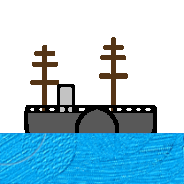
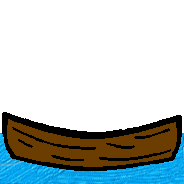
Two versions of the same layered image (184 x 184). Layer-by-layer changes:
added layer "canoe" in group "vehicles" over [2, 112, 182, 171]
hid "uncrewed boat no water" over [24, 37, 157, 133]
